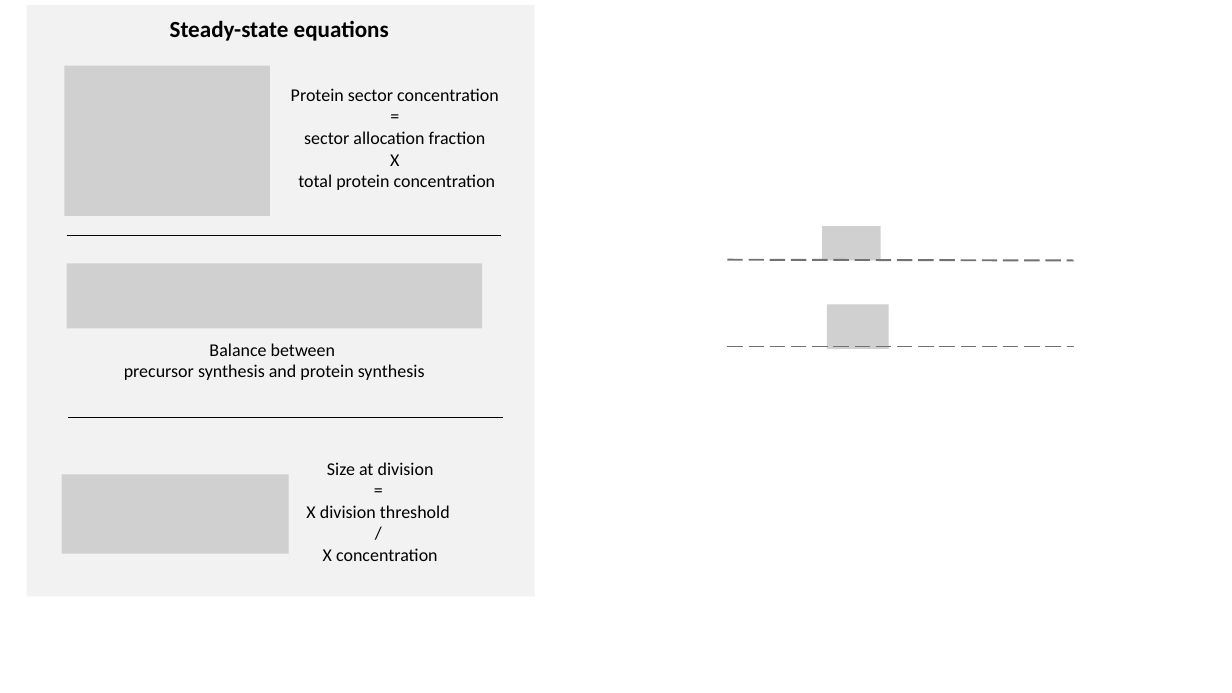
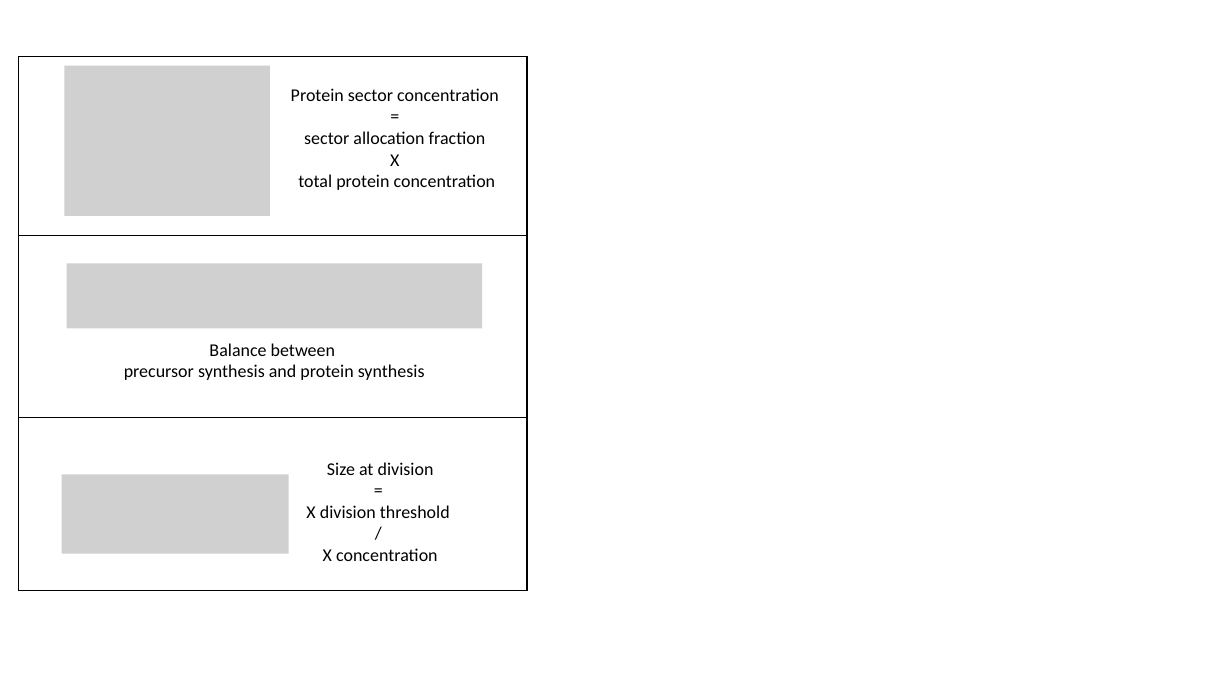
Before and after one commit to ImperialCollegeLondon/coli-whole-cell-coarse-grained-model, a slide deck: slide 1 of figure-assembly/figure-2-components/figure_2_panel_equations.pptx. Drawn at 1232x693 pixels with LibreOffice and Linux fonts; fonts in the diff are those of the drawing; grey boxes stand for pictures. Boxes give left, top, right and bottom in pixels: in the first picture for what was removed or moved away, otherwise in the second. Text is boxed around its words. In the diff, an @@ line names an element or a change of style, - is before the commit and + after.

```diff
--- a/figure-assembly/figure-2-components/figure_2_panel_equations.pptx
+++ b/figure-assembly/figure-2-components/figure_2_panel_equations.pptx
@@ text removed at (170, 20, 389, 41) @@
-Steady-state equations
@@ rectangle: place and size @@
-rectangle at (27, 5, 535, 596)
+rectangle at (18, 56, 527, 591)
@@ rectangle at (18, 56, 527, 591): fill #F2F2F2 to none; outline none to #000000 1 pt @@
@@ line moved from (67, 236) - (502, 236) to (18, 236) - (527, 236) @@
@@ picture removed at (823, 226, 881, 261) @@
@@ line removed from (727, 260) to (1074, 261) @@
@@ picture removed at (827, 304, 889, 348) @@
@@ line removed from (727, 347) to (1074, 347) @@
@@ line moved from (68, 418) - (504, 418) to (18, 418) - (527, 418) @@
```
Also in this commit, not shown: 4 other files.
